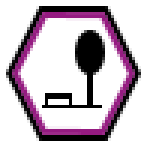
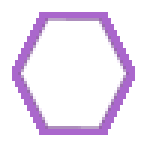
Two versions of the same layered image (144px x 144px). Layer-by-layer changes:
removed layer "Form 5" over [42, 105, 102, 108]
hid "Ellipse 1", painted on it, unmasked it over [42, 30, 105, 108]
removed layer "Form 6" over [87, 51, 93, 105]
removed layer "Form 4" over [48, 93, 69, 99]
removed layer "Form 3" over [69, 93, 72, 105]
removed layer "Form 2" over [45, 93, 48, 105]
painted on "Polygon 2", unmasked it over [12, 12, 135, 135]
removed layer "Polygon 1" over [6, 6, 141, 141]
